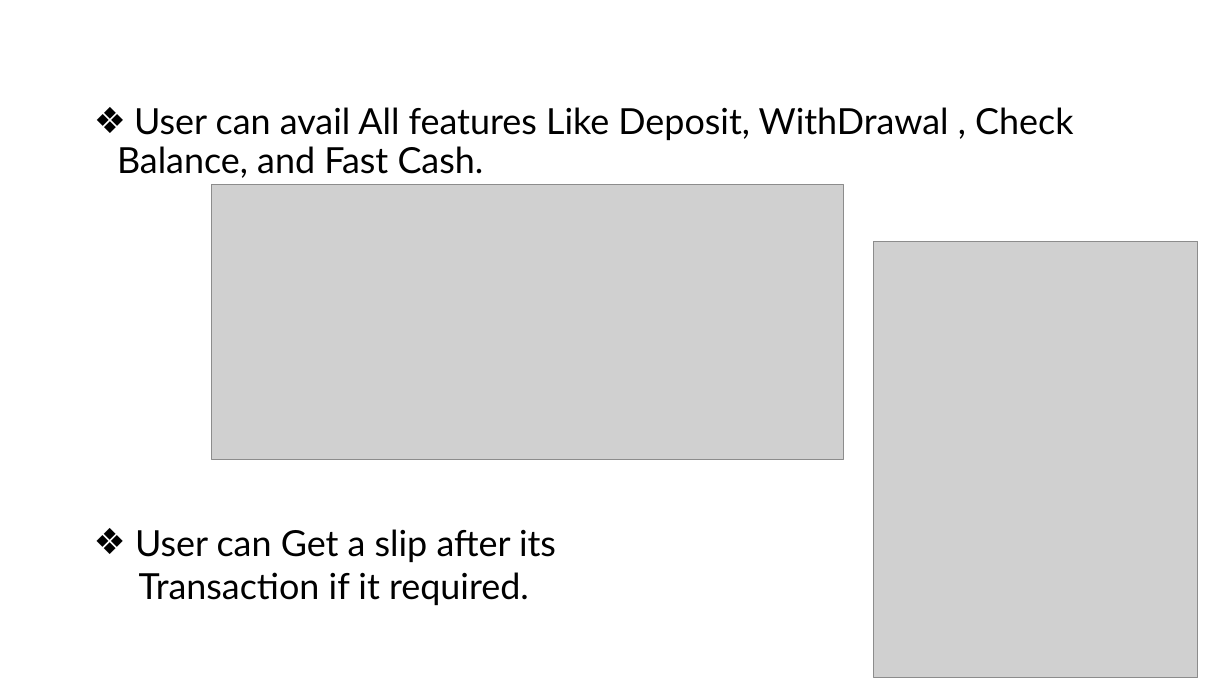
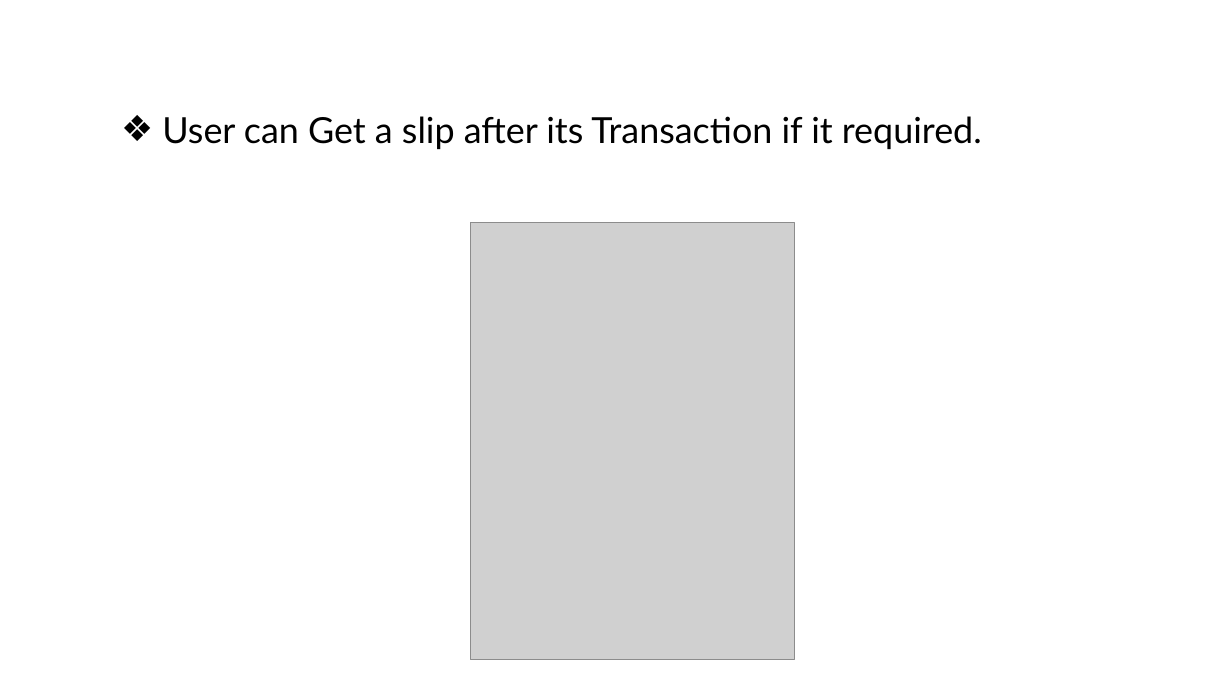
Before and after one commit to muhammadsami1-it/Programming-Fundamentals, a slide deck: slide 4 of ccp project/Presentation/BANKING SYSTEM WITH ATM.pptx. Drawn at 1232x693 pixels with LibreOffice and Linux fonts; fonts in the diff are those of the drawing; grey boxes stand for pictures. Boxes give left, top, right and bottom in pixels: in the first picture for what was removed or moved away, otherwise in the second. Text is boxed around its words. In the diff, an @@ line names an element or a change of style, - is before the commit and + after.

Commit message:
CCP final code and Presentation

```diff
--- a/ccp project/Presentation/BANKING SYSTEM WITH ATM.pptx
+++ b/ccp project/Presentation/BANKING SYSTEM WITH ATM.pptx
@@ text removed at <box>117,107,1073,178</box> @@
-❖ User can avail All features Like Deposit, WithDrawal , Check Balance, and Fast Cash.
@@ text at <box>162,116,982,149</box>: text changed @@
-❖ User can Get a slip after its
-Transaction if it required.
+❖ User can Get a slip after its Transaction if it required.
@@ picture removed at <box>211,185,844,460</box> @@
@@ picture: place and size @@
-picture at <box>874,241,1199,678</box>
+picture at <box>470,223,795,660</box>
```
Also in this commit, not shown: 3 other slides changed, 2 other files.
